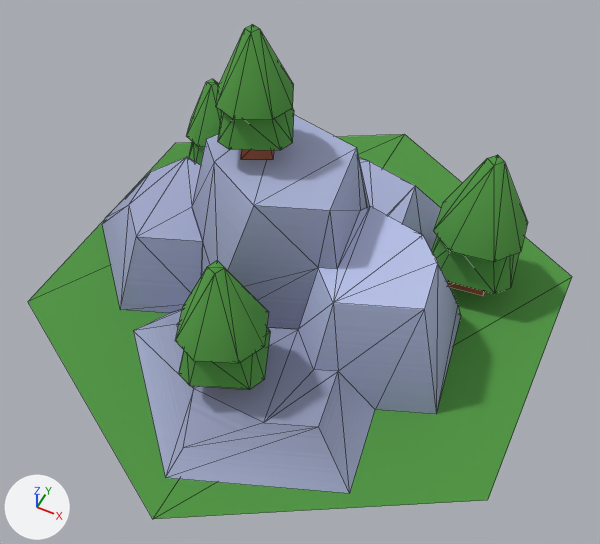
Before and after pictures for a commit that changed the glTF model sciv/assets/models/bits/forest_hill.glb.
One viewpoint serves both versions: a camera (50 mm lens) standing at (0.507, -1.031, 1.343) and looking at (0.048, -0.113, 0.195). The lights are fixed; the arrows at lower left show +X, +Y and +Z. The picture after the commit comes second. Mesh edges are drawn as thin lines. Vertices at exactly the same position are counted once.

Objects in the first picture: 'grass-hill'.
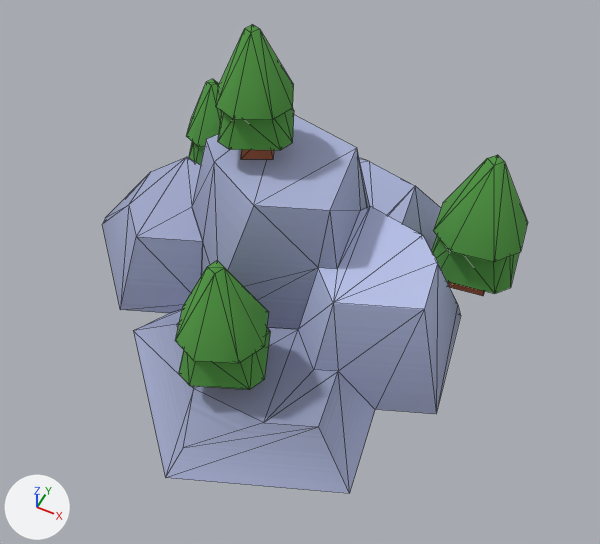
Boxes [x1, y1, x2, y2] around the edits, measured in the pictures (600 x 544 px):
'grass-hill', reshaped (22% narrower)
    before: [28, 25, 572, 519]
    after: [102, 25, 528, 493]
part 1 of me_grass_hill_003, deleted (green)
    before: [28, 134, 572, 519]

Edits to the bpy script that builds the scene:
```text
Change me_grass_hill_003:
    used by ob_grass_hill; location = (0.0, 0.0, -0.196)
    remove me_grass_hill_003.from_pydata(...)  # 235 vertices, 320 faces; spans x -0.5..0.5, y -0.577..0.577, z 0.2..0.803
    add me_grass_hill_003.from_pydata(...)  # 229 vertices, 316 faces; spans x -0.496..0.397, y -0.502..0.433, z 0.2..0.803
    me_grass_hill_003 part 1: the loose piece of 6 vertices spanning x -0.5..0.5, y -0.577..0.577, z 0.2 is deleted
```
